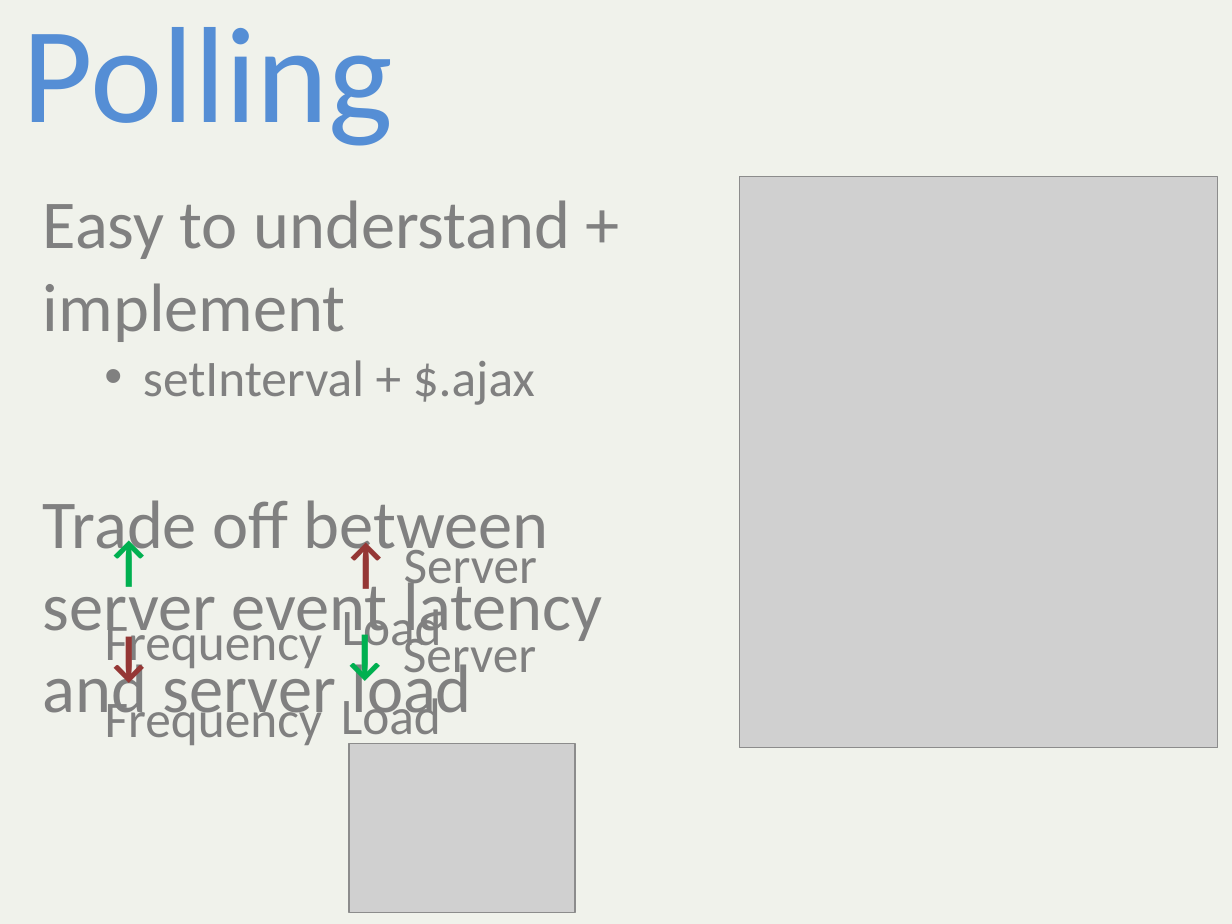
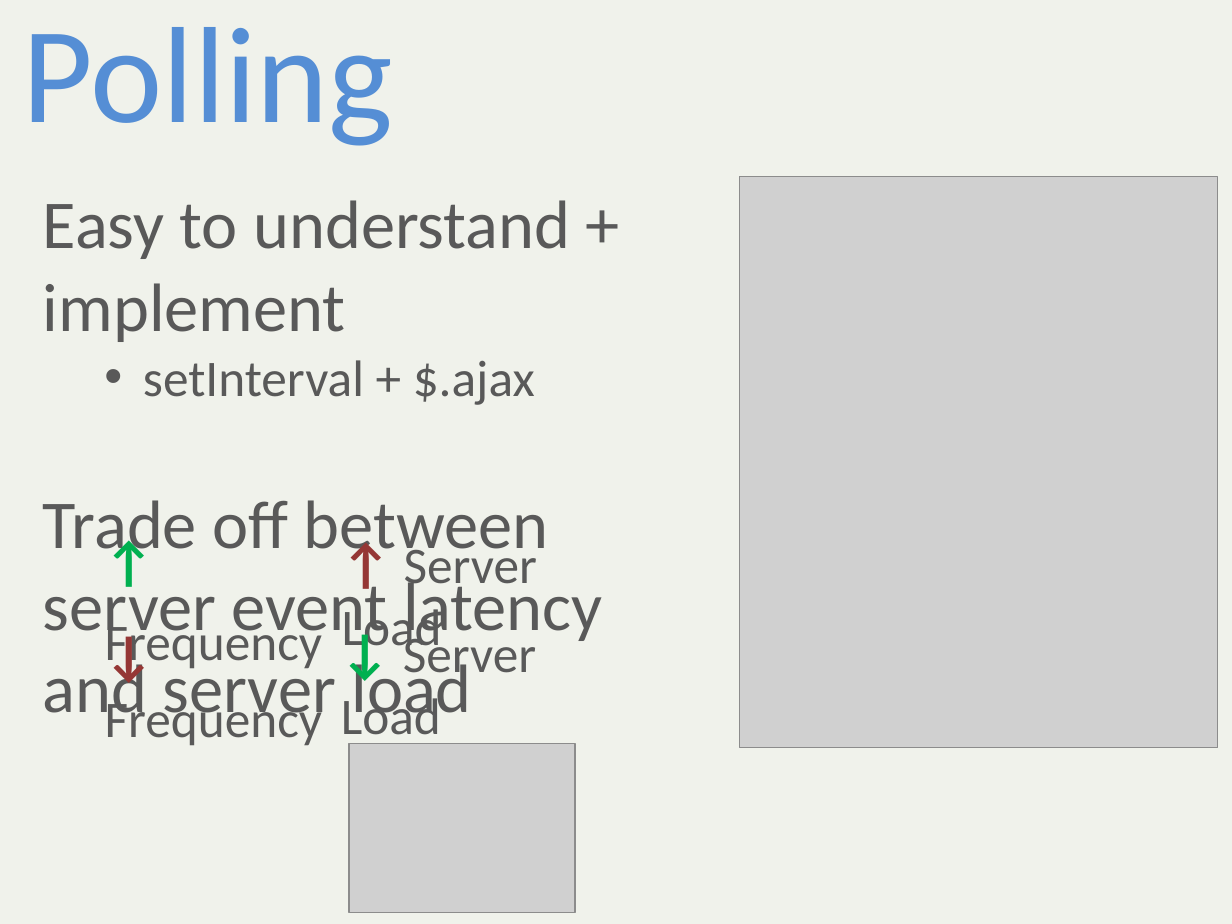
Before and after one commit to alani/Talks, a slide deck: slide 8 of SignalR-Intro/SignalRIntro.pptx. Drawn at 1232x924 pixels with LibreOffice and Linux fonts; fonts in the diff are those of the drawing; grey boxes stand for pictures. Boxes give left, top, right and bottom in pixels: in the first picture for what was removed or moved away, otherwise in the second. Text is boxed around its words. In the diff, an @@ line names an element or a change of style, - is before the commit and + after.

```diff
--- a/SignalR-Intro/SignalRIntro.pptx
+++ b/SignalR-Intro/SignalRIntro.pptx
@@ text colour #808080 to #595959 in 5 elements at (43,200,603,729), (105,618,322,673), (342,540,537,658), (341,629,536,746), (105,695,322,746) @@
```
Also in this commit, not shown: 4 other slides changed, 2 slides added, 2 slides removed.
